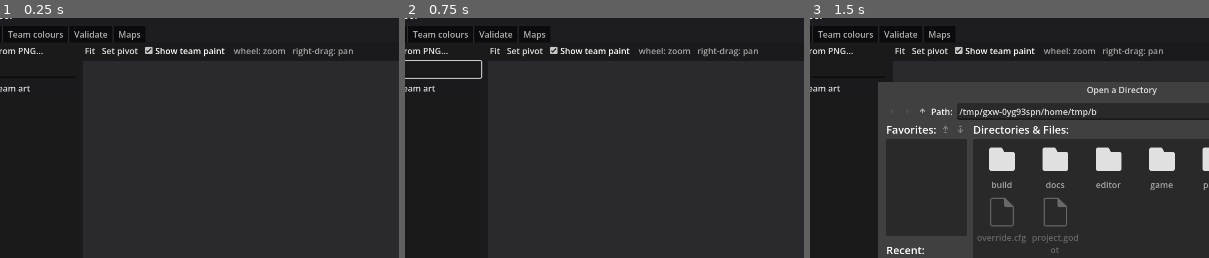
Above: before the commit, frames 1-3 (left to right).
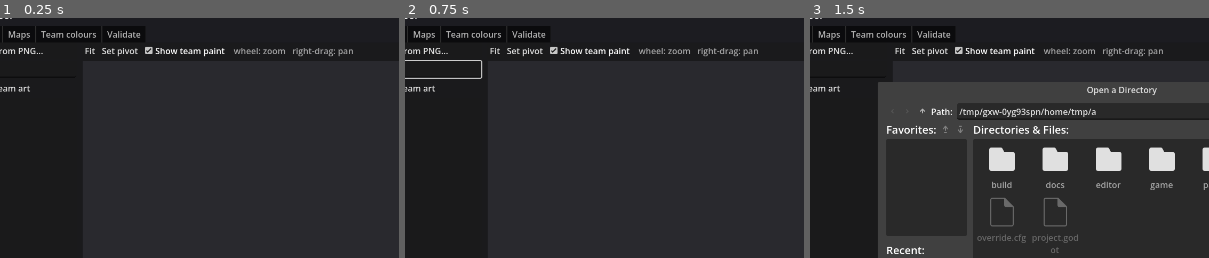
Above: after the commit, the same moments.

Repository: alexdia25/openfire
Game: Godot game, scene res://editor/editor_main.tscn
The game is run twice, just before and just after one commit, with the same random seed, the same clock (stepped at 60 frames per second) and the same inputs. This scene is started directly instead of the project's main scene.
Inputs (mouse positions are % of the whole screen's width and height, from its top left):
- Up to frame 1 (0.25 s): no input
- Up to frame 2 (0.75 s): click (11, 14) at 0.52 s; type "12" at 0.6 s
- Up to frame 3 (1.5 s): click "New mod..." at 1.25 s
The pictures show only the part of the screen within x 11-61%, y 3-53%; the shares and areas given below are measured in that part.

The runs differ from the first frame. In frame 1, 0.6% of the frame differs, in the area x 2-36%, y 3-10%; in frame 2, 0.6%; in frame 3, 0.6%, in the area x 2-72%, y 3-41%.
Error before the commit: Invalid call. Nonexistent function 'close' in base 'Nil'. (res://editor/editor_main.gd:116)
Error after the commit: Invalid call. Nonexistent function 'close' in base 'Nil'. (res://editor/editor_main.gd:115)

Commit message:
Mod tool: the map viewer (Maps tab) with Play this map
EDITOR_PLAN 5.2-5.4, phase E1, read-only. editor/map_view_panel.gd lists
every level in the stack with its name; draws the chosen one with the
game's own TerrainTileRenderer (a fresh one per level, it is built for one
setup) plus the decorations and buildings seen from above (the same parts,
offsets, jitter and team colours as DecorationField3D, projected flat),
spawn and target-pool markers, and overlays for water class, roads,
destructible tiles and a grid; pan/zoom; a hover inspector; the level's
rules; "show sides as" colour pickers (preview until step 6's override
file); and Play this map, which saves and runs the real game on the level
with the mod (RF_PACK + RF_DEBUG_LEVEL). Checked in a real run: a frame
replaced in the tool shows on the Tank in game.

Screenshot switches RF_EDITOR_LEVEL / RF_EDITOR_SIDES / RF_EDITOR_LAYERS.
mod_tool_ui_check.gd: 31 checks (5 new for the map viewer); all other
tests pass. EDITOR_PLAN section 0 updated.

Co-Authored-By: Claude Opus 5.5 <noreply@anthropic.com>

Diff:
--- a/editor/editor_main.gd
+++ b/editor/editor_main.gd
@@ -5,7 +5,8 @@
 ##
 ## Debug / screenshot switches (like the game's RF_DEBUG_*): RF_EDITOR_MOD=<dir> opens that mod; RF_EDITOR_TAB=<index>
 ## picks a tab; RF_EDITOR_SELECT=<sprite id> selects a sprite; RF_EDITOR_COLOUR=<name> selects a colour (Team colours
-## tab and vehicle preview); RF_EDITOR_VEHICLE=<type> picks the previewed vehicle;
+## tab and vehicle preview); RF_EDITOR_VEHICLE=<type> picks the previewed vehicle; RF_EDITOR_LEVEL=<id> the map shown, RF_EDITOR_SIDES=red,blue its side
+## colours, RF_EDITOR_LAYERS=Water,Roads its overlays;
 ## RF_EDITOR_SCREENSHOT=<png> (+ RF_EDITOR_DELAY_FRAMES) saves a screenshot and quits.
 
 const SETTINGS := "user://editor.cfg"
@@ -19,6 +20,7 @@
 var _assets: AssetsPanel
 var _colours: ColoursPanel
 var _vehicles: VehiclePreviewPanel
+var _maps: MapViewPanel
 var _validate_tab: Control
 var _findings: ItemList
 var _dir_dialog: FileDialog
@@ -85,13 +87,10 @@
 			_tabs.current_tab = 0
 			_assets.select(id))
 	validate.add_child(_findings)
-	for placeholder in [["Maps", "The map editor: phase E1 (viewer) and E2 (editing). See docs/EDITOR_PLAN.md section 5."]]:
-		var l := Label.new()
-		l.name = placeholder[0]
-		l.text = placeholder[1]
-		l.autowrap_mode = TextServer.AUTOWRAP_WORD_SMART
-		l.modulate = Color(1, 1, 1, 0.6)
-		_tabs.add_child(l)
+	_maps = MapViewPanel.new()
+	_maps.name = "Maps"
+	_tabs.add_child(_maps)
+	_tabs.move_child(_maps, 2)   # Assets, Vehicles, Maps, Team colours, Validate
 
 	_dir_dialog = FileDialog.new()
 	_dir_dialog.file_mode = FileDialog.FILE_MODE_OPEN_DIR
@@ -146,6 +145,7 @@
 	_assets.setup(ws)
 	_colours.setup(ws)
 	_vehicles.setup(ws)
+	_maps.setup(ws)
 	if OS.get_environment("RF_EDITOR_MOD") == "":   # a test or screenshot run must not change what the user reopens
 		var cfg := ConfigFile.new()
 		cfg.load(SETTINGS)
@@ -202,6 +202,13 @@
 		_colours._selected = colour
 		_colours._refresh()
 		_vehicles.select_colour(colour)
+	var lv := OS.get_environment("RF_EDITOR_LEVEL")
+	if lv != "":
+		_maps.select_level(lv)
+	if OS.get_environment("RF_EDITOR_SIDES") != "":
+		_maps.show_sides_as(Array(OS.get_environment("RF_EDITOR_SIDES").split(",")))
+	if OS.get_environment("RF_EDITOR_LAYERS") != "":
+		_maps.show_layers(Array(OS.get_environment("RF_EDITOR_LAYERS").split(",")))
 	var vtype := OS.get_environment("RF_EDITOR_VEHICLE")
 	if vtype != "":
 		_vehicles.select_type(int(vtype))
--- /dev/null
+++ b/editor/map_view_panel.gd
@@ -0,0 +1,445 @@
+class_name MapViewPanel
+extends HSplitContainer
+## The mod tool's map viewer (EDITOR_PLAN.md 5.2-5.4, phase E1, read-only): every level in the stack, drawn top-down
+## by the game's own TerrainTileRenderer with the decorations and buildings over it (the same part data the game's 3D
+## DecorationField3D uses, projected flat), the spawn and target-pool markers, and optional overlays for water, roads
+## and destructible tiles; a hover inspector for the tile under the cursor; the level's rules; "show sides as" colours;
+## and "Play this map", which runs the real game on the level with the open mod.
+
+const ROAD_ART := [0x49, 0x5a]   ## FUN_0040c390's pavement range (exclusive), as Vehicle._terrain_speed_scale reads it
+
+var ws: ModWorkspace
+var level: LevelData
+var level_id := ""
+var _levels: ItemList
+var _search: LineEdit
+var _names: Dictionary = {}          ## level id -> display name (read from the head of level.json)
+var _rules: Label
+var _hover: Label
+var _side_picks: Array[OptionButton] = []
+var _layer_checks: Dictionary = {}   ## layer name -> CheckBox
+var _container: SubViewportContainer
+var _vp: SubViewport
+var _camera: Camera2D
+var _world: Node2D
+var _tiles: TerrainTileRenderer
+var _decor: DecorLayer
+var _markers: MarkerLayer
+var _overlay: OverlayLayer
+var _dragging := false
+
+
+func setup(workspace: ModWorkspace) -> void:
+	ws = workspace
+	ws.changed.connect(func(): if level != null: _show_level(level_id))
+	_list_levels()
+
+
+func _ready() -> void:
+	var left := VBoxContainer.new()
+	left.custom_minimum_size.x = 300
+	add_child(left)
+	_search = LineEdit.new()
+	_search.placeholder_text = "Search levels (name or id)"
+	_search.text_changed.connect(func(_t): _fill_list())
+	left.add_child(_search)
+	_levels = ItemList.new()
+	_levels.size_flags_vertical = Control.SIZE_EXPAND_FILL
+	_levels.item_selected.connect(func(i): _show_level(String(_levels.get_item_metadata(i))))
+	left.add_child(_levels)
+	_rules = Label.new()
+	_rules.autowrap_mode = TextServer.AUTOWRAP_WORD_SMART
+	_rules.add_theme_font_size_override("font_size", 13)
+	left.add_child(_rules)
+	var play := Button.new()
+	play.text = "Play this map (with this mod)"
+	play.tooltip_text = "Runs the real game on this level with the open mod layered over the original (saves first)"
+	play.pressed.connect(_play)
+	left.add_child(play)
+
+	var centre := VBoxContainer.new()
+	centre.size_flags_horizontal = Control.SIZE_EXPAND_FILL
+	add_child(centre)
+	var bar := HBoxContainer.new()
+	centre.add_child(bar)
+	for layer in ["Decorations", "Markers", "Water", "Roads", "Destructible", "Grid"]:
+		var c := CheckBox.new()
+		c.text = layer
+		c.button_pressed = layer in ["Decorations", "Markers"]
+		c.toggled.connect(func(_b): _apply_layers())
+		bar.add_child(c)
+		_layer_checks[layer] = c
+	var sides := Label.new()
+	sides.text = "   Show sides as"
+	bar.add_child(sides)
+	for side in 2:
+		var o := OptionButton.new()
+		o.item_selected.connect(func(_i): _recolour_sides())
+		bar.add_child(o)
+		_side_picks.append(o)
+
+	_container = SubViewportContainer.new()
+	_container.stretch = true
+	_container.size_flags_vertical = Control.SIZE_EXPAND_FILL
+	_container.gui_input.connect(_view_input)
+	centre.add_child(_container)
+	_vp = SubViewport.new()
+	_vp.canvas_item_default_texture_filter = Viewport.DEFAULT_CANVAS_ITEM_TEXTURE_FILTER_NEAREST
+	_container.add_child(_vp)
+	_world = Node2D.new()
+	_vp.add_child(_world)
+	_overlay = OverlayLayer.new()
+	_world.add_child(_overlay)
+	_decor = DecorLayer.new()
+	_world.add_child(_decor)
+	_markers = MarkerLayer.new()
+	_world.add_child(_markers)
+	_camera = Camera2D.new()
+	_world.add_child(_camera)
+	_hover = Label.new()
+	_hover.autowrap_mode = TextServer.AUTOWRAP_WORD_SMART
+	_hover.add_theme_font_size_override("font_size", 13)
+	_hover.custom_minimum_size.y = 60
+	centre.add_child(_hover)
+
+
+# --- levels -----------------------------------------------------------------------------------------------------------
+
+func _list_levels() -> void:
+	_names.clear()
+	for id in ws.pack.list_levels():
+		_names[id] = _peek_name(ws.pack.level_dir(id))
+	_fill_list()
+	if level_id == "" and _names.has("RFMAP001"):
+		_show_level("RFMAP001")
+
+
+## The level's display name without parsing the whole file: "name" sits near the top of level.json.
+static func _peek_name(dir: String) -> String:
+	var f := FileAccess.open(dir.path_join("level.json"), FileAccess.READ)
+	if f == null:
+		return ""
+	var head := f.get_buffer(600).get_string_from_utf8()
+	var re := RegEx.create_from_string("\"name\"\\s*:\\s*\"([^\"]*)\"")
+	var m := re.search(head)
+	return m.get_string(1) if m != null else ""
+
+
+func _fill_list() -> void:
+	_levels.clear()
+	var q := _search.text.strip_edges().to_lower()
+	for id in _names:
+		var label := "%s   %s" % [id, _names[id]]
+		if q != "" and not label.to_lower().contains(q):
+			continue
+		var i := _levels.add_item(label)
+		_levels.set_item_metadata(i, id)
+		if id == level_id:
+			_levels.select(i)
+
+
+func select_level(id: String) -> void:
+	_show_level(id)
+	_fill_list()
+
+
+func _show_level(id: String) -> void:
+	var lv := LevelData.new()
+	if not lv.load_from(ws.pack.level_dir(id)):
+		return
+	var first := level == null or level_id != id
+	level = lv
+	level_id = id
+	# a fresh TerrainTileRenderer per level: it is made for one setup() (it adds its layers and a frame hook there)
+	if _tiles != null:
+		_tiles.queue_free()
+	_tiles = TerrainTileRenderer.new()
+	_world.add_child(_tiles)
+	_world.move_child(_tiles, 0)
+	_fill_side_picks()
+	_tiles.setup(ws.pack, level)
+	_decor.setup(ws.pack, level)
+	_markers.setup(ws.pack, level)
+	_overlay.setup(ws.pack, level)
+	_apply_layers()
+	if first:
+		var map_px := Vector2(level.width, level.height) * ws.pack.tile_size_px
+		_camera.position = _start_view(map_px)
+		_camera.zoom = Vector2.ONE * 0.5
+	var vp := level.vehicle_params
+	var players := 2 if level.spawn_points.size() > 1 else 1
+	_rules.text = "%s  \"%s\"\n%dx%d tiles, %d player%s, difficulty %d (LEVL)\nby %s, %s\nvehicles: Tank %s, Jeep %s, MSV %s, Heli %s   mines M %s\ntarget pools: A %d, B %d   decorations %d\ntile seed %d" % [
+		id, level.level_name, level.width, level.height, players, "" if players == 1 else "s", level.levl_value,
+		_meta("author"), _meta("created"), int(vp.get("T", 0)), int(vp.get("J", 0)), int(vp.get("A", 0)), int(vp.get("H", 0)),
+		"from the difficulty" if int(vp.get("M", 255)) == 255 else str(int(vp.get("M", 0))),
+		level.candidate_pools.get("a", []).size(), level.candidate_pools.get("b", []).size(), level.decorations.size(),
+		level.tile_seed]
+
+
+func _meta(key: String) -> String:
+	var v: Variant = JSON.parse_string(FileAccess.get_file_as_string(ws.pack.level_dir(level_id).path_join("level.json")))
+	return String(v.get(key, "")) if v is Dictionary else ""
+
+
+## Centre on the first spawn point, where the player starts.
+func _start_view(map_px: Vector2) -> Vector2:
+	if level.spawn_points.is_empty():
+		return map_px / 2.0
+	var sp: Dictionary = level.spawn_points[0]
+	return (Vector2(float(sp["x"]), float(sp["y"])) + Vector2(0.5, 0.5)) * ws.pack.tile_size_px
+
+
+## Sets the "show sides as" colours and redraws (the mod tool's RF_EDITOR_SIDES switch uses this).
+func show_sides_as(colours: Array) -> void:
+	for side in mini(colours.size(), _side_picks.size()):
+		var o := _side_picks[side]
+		for i in o.item_count:
+			if o.get_item_text(i) == String(colours[side]):
+				o.select(i)
+	_recolour_sides()
+
+
+## Turns layers on by name ("Water", "Roads", ...), the others off except Decorations and Markers.
+func show_layers(names: Array) -> void:
+	for layer in _layer_checks:
+		_layer_checks[layer].set_pressed_no_signal(layer in names or layer in ["Decorations", "Markers"])
+	_apply_layers()
+
+
+func _fill_side_picks() -> void:
+	var names: Array = ws.pack.team_colours.keys()
+	names.sort()
+	for side in 2:
+		var o := _side_picks[side]
+		var want := String(level.side_colour(side)) if o.item_count == 0 or o.selected < 0 else o.get_item_text(o.selected)
+		o.clear()
+		for n in names:
+			o.add_item(String(n))
+			if String(n) == want:
+				o.select(o.item_count - 1)
+	_recolour_sides(false)
+
+
+## Preview only: the chosen colours are what the level would look like; saving them per map comes with the map override
+## file (PORTING_PLAN.md 2.7.3, step 6).
+func _recolour_sides(redraw := true) -> void:
+	if level == null:
+		return
+	var colours: Array = []
+	for o in _side_picks:
+		colours.append(o.get_item_text(o.selected) if o.selected >= 0 else "")
+	level.side_colours = colours
+	ws.pack.prepare_team_colours(colours)
+	if redraw:
+		_show_level(level_id)   # rebuilds every layer (the tile renderer too) in the new colours; the pickers keep them
+
+
+func _apply_layers() -> void:
+	_decor.visible = _layer_checks["Decorations"].button_pressed
+	_markers.visible = _layer_checks["Markers"].button_pressed
+	_overlay.show_water = _layer_checks["Water"].button_pressed
+	_overlay.show_roads = _layer_checks["Roads"].button_pressed
+	_overlay.show_damage = _layer_checks["Destructible"].button_pressed
+	_overlay.show_grid = _layer_checks["Grid"].button_pressed
+	_overlay.queue_redraw()
+
+
+# --- view and hover ---------------------------------------------------------------------------------------------------
+
+func _view_input(event: InputEvent) -> void:
+	if level == null:
+		return
+	if event is InputEventMouseButton:
+		if event.button_index in [MOUSE_BUTTON_LEFT, MOUSE_BUTTON_RIGHT, MOUSE_BUTTON_MIDDLE]:
+			_dragging = event.pressed
+		elif event.pressed and event.button_index == MOUSE_BUTTON_WHEEL_UP:
+			_camera.zoom = (_camera.zoom * 1.2).clamp(Vector2.ONE * 0.05, Vector2.ONE * 8.0)
+		elif event.pressed and event.button_index == MOUSE_BUTTON_WHEEL_DOWN:
+			_camera.zoom = (_camera.zoom / 1.2).clamp(Vector2.ONE * 0.05, Vector2.ONE * 8.0)
+	elif event is InputEventMouseMotion:
+		if _dragging:
+			_camera.position -= event.relative / _camera.zoom
+		_describe(_camera.position + (event.position - _container.size / 2.0) / _camera.zoom)
+
+
+func _describe(world: Vector2) -> void:
+	var tsz := float(ws.pack.tile_size_px)
+	var t := Vector2i((world / tsz).floor())
+	if t.x < 0 or t.y < 0 or t.x >= level.width or t.y >= level.height:
+		_hover.text = ""
+		return
+	var art := level.get_art_id(t.x, t.y)
+	var tile: Dictionary = ws.pack.tileset.get(str(art), {})
+	var text := "tile (%d, %d)   art %d = %s (%s)" % [t.x, t.y, art, tile.get("sprite_id", "?"), tile.get("terrain_class", "?")]
+	var coastal := level.get_coastal_id(t.x, t.y)
+	if coastal != 0:
+		var parts := ws.pack.get_decoration_parts(coastal)
+		var dmg := ws.pack.get_coastal_damage(coastal)
+		text += "\ncoastal id %d, side %d: %s%s" % [coastal, level.get_variant(t.x, t.y),
+				parts[0].get("sprite_id", "?") if not parts.is_empty() else "(no decoration)",
+				("   destructible, %s hit points" % dmg["hp"]) if dmg.has("hp") and int(dmg["hp"]) > 0 else ""]
+	var water := Water.class_at(level, ws.pack, (Vector2(t) + Vector2(0.5, 0.5)) * tsz)
+	text += "\nwater: %s   %s" % [["land", "shallow", "deep"][water], "road (1.2x speed)" if art > ROAD_ART[0] - 1 and art < ROAD_ART[1] else ""]
+	for sp in level.spawn_points:
+		if int(sp["x"]) == t.x and int(sp["y"]) == t.y:
+			text += "\nplayer %d spawn point" % (int(sp["team"]) + 1)
+	for pool in level.candidate_pools:
+		for c in level.candidate_pools[pool]:
+			if int(c["x"]) == t.x and int(c["y"]) == t.y:
+				text += "\ntarget candidate, pool %s" % String(pool).to_upper()
+	_hover.text = text
+
+
+# --- play test --------------------------------------------------------------------------------------------------------
+
+## Runs the game on this level with the mod layered over the original: RF_PACK and RF_DEBUG_LEVEL, the same switches
+## terrain_view_3d.gd reads. Unsaved edits are saved first, since the game reads the mod from disk.
+func _play() -> void:
+	if level_id == "":
+		return
+	if ws.is_dirty():
+		ws.save()
+	OS.set_environment("RF_PACK", ws.mod_dir)
+	OS.set_environment("RF_DEBUG_LEVEL", level_id)
+	OS.create_process(OS.get_executable_path(), ["--path", ProjectSettings.globalize_path("res://"), "res://game/terrain_view_3d.tscn"])
+	OS.unset_environment("RF_PACK")
+	OS.unset_environment("RF_DEBUG_LEVEL")
+
+
+# --- layers -----------------------------------------------------------------------------------------------------------
+
+## Decorations and buildings seen from straight above: every part's quad projected onto the ground, lowest first so roofs
+## end up on top -- the same parts, offsets, jitter and team colours as DecorationField3D, only flattened.
+class DecorLayer extends Node2D:
+	var pack: Pack
+	var level: LevelData
+
+	func setup(p: Pack, lv: LevelData) -> void:
+		pack = p
+		level = lv
+		queue_redraw()
+
+	func _draw() -> void:
+		if level == null:
+			return
+		var tile := float(pack.tile_size_px)
+		var quads: Array = []
+		for entry in level.decorations:
+			var cx := (float(entry.get("x", 0)) + 0.5) * tile
+			var cy := (float(entry.get("y", 0)) + 0.5) * tile
+			var jit: Vector2 = level.jitter_at(int(entry.get("x", 0)), int(entry.get("y", 0)))
+			for part in pack.get_decoration_parts(int(entry.get("coastal_id", 0))):
+				if not part.has("corners"):
+					continue
+				var sprite_id: String = part.get("sprite_id", "")
+				if part.has("variant_sprite_ids"):
+					var variant := clampi(int(entry.get("variant", 0)), 0, 3)
+					var v: Variant = part["variant_sprite_ids"][variant]
+					if variant <= 1 and v != null:
+						v = pack.team_variant(part["variant_sprite_ids"], level.side_colour(variant))
+					if v != null:
+						sprite_id = v
+				var s := pack.get_sprite(sprite_id)
+				if s.is_empty():
+					continue
+				var off: Array = part.get("offset", [0.0, 0.0])
+				var j := jit if part.get("jitter", false) else Vector2.ZERO
+				var pts := PackedVector2Array()
+				var top := -INF
+				for c in part["corners"]:
+					pts.append(Vector2(cx + j.x + off[0] + c[0], cy + j.y + off[1] + c[1]))
+					top = maxf(top, float(c[2]))
+				if absf(_area(pts)) < 1.0:
+					continue   # a wall seen edge-on
+				quads.append([top + float(part.get("zoff", 0.0)), pts, s])
+		quads.sort_custom(func(a, b): return a[0] < b[0])
+		for q in quads:
+			var s: Dictionary = q[2]
+			var tex := pack.get_texture(int(s["page"]))
+			var tw := float(tex.get_width())
+			var th := float(tex.get_height())
+			var x0 := float(s["x"]) / tw
+			var y0 := float(s["y"]) / th
+			var x1 := (float(s["x"]) + float(s["w"])) / tw
+			var y1 := (float(s["y"]) + float(s["h"])) / th
+			var uvs := PackedVector2Array([Vector2(x0, y0), Vector2(x1, y0), Vector2(x1, y1), Vector2(x0, y1)])
+			var col := Color(0, 0, 0, 5.0 / 32.0) if String(s.get("kind", "sprite")) == "effect" else Color.WHITE
+			draw_polygon(q[1], PackedColorArray([col, col, col, col]), uvs, tex)
+
+	static func _area(p: PackedVector2Array) -> float:
+		var a := 0.0
+		for i in p.size():
+			a += p[i].cross(p[(i + 1) % p.size()])
+		return a / 2.0
+
+
+## Spawn points (a ring in the side's colour, P1 / P2) and the target candidate pools (A cyan, B magenta squares).
+class MarkerLayer extends Node2D:
+	var pack: Pack
+	var level: LevelData
+
+	func setup(p: Pack, lv: LevelData) -> void:
+		pack = p
+		level = lv
+		queue_redraw()
+
+	func _draw() -> void:
+		if level == null:
+			return
+		var tile := float(pack.tile_size_px)
+		var font := ThemeDB.fallback_font
+		for pool in level.candidate_pools:
+			var col := Color.CYAN if pool == "a" else Color.MAGENTA
+			for c in level.candidate_pools[pool]:
+				draw_rect(Rect2(Vector2(float(c["x"]), float(c["y"])) * tile + Vector2(4, 4), Vector2(tile - 8, tile - 8)), col, false, 3.0)
+		for sp in level.spawn_points:
+			var centre := (Vector2(float(sp["x"]), float(sp["y"])) + Vector2(0.5, 0.5)) * tile
+			var col := pack.team_rgb(level.side_colour(int(sp["team"])))
+			draw_arc(centre, tile * 0.7, 0, TAU, 32, Color.BLACK, 7.0)
+			draw_arc(centre, tile * 0.7, 0, TAU, 32, col.lightened(0.2), 4.0)
+			draw_string(font, centre + Vector2(-14, -tile * 0.8), "P%d" % (int(sp["team"]) + 1), HORIZONTAL_ALIGNMENT_LEFT, -1, 24, Color.WHITE)
+
+
+## Per-tile overlays: water class (FUN_0042f280 via Water.class_at), road tiles, destructible tiles, a tile grid.
+class OverlayLayer extends Node2D:
+	var pack: Pack
+	var level: LevelData
+	var show_water := false
+	var show_roads := false
+	var show_damage := false
+	var show_grid := false
+	var _water: PackedByteArray
+
+	func setup(p: Pack, lv: LevelData) -> void:
+		pack = p
+		level = lv
+		_water = PackedByteArray()
+		queue_redraw()
+
+	func _draw() -> void:
+		if level == null:
+			return
+		var tile := float(pack.tile_size_px)
+		if show_water and _water.is_empty():
+			_water.resize(level.width * level.height)
+			for y in level.height:
+				for x in level.width:
+					_water[y * level.width + x] = Water.class_at(level, pack, (Vector2(x, y) + Vector2(0.5, 0.5)) * tile)
+		for y in level.height:
+			for x in level.width:
+				var r := Rect2(Vector2(x, y) * tile, Vector2(tile, tile))
+				if show_water and _water[y * level.width + x] > 0:
+					draw_rect(r, Color(0.1, 0.4, 1.0, 0.25) if _water[y * level.width + x] == 1 else Color(0.0, 0.1, 0.7, 0.45))
+				if show_roads:
+					var art := level.get_art_id(x, y)
+					if art > 0x48 and art < 0x5a:
+						draw_rect(r, Color(1.0, 0.9, 0.2, 0.3))
+				if show_damage:
+					var dmg := pack.get_coastal_damage(level.get_coastal_id(x, y))
+					if int(dmg.get("hp", 0)) > 0:
+						draw_rect(r.grow(-2), Color(1.0, 0.2, 0.2, 0.9), false, 2.0)
+		if show_grid:
+			for x in level.width + 1:
+				draw_line(Vector2(x * tile, 0), Vector2(x * tile, level.height * tile), Color(0, 0, 0, 0.25))
+			for y in level.height + 1:
+				draw_line(Vector2(0, y * tile), Vector2(level.width * tile, y * tile), Color(0, 0, 0, 0.25))
--- a/tools/tests/mod_tool_ui_check.gd
+++ b/tools/tests/mod_tool_ui_check.gd
@@ -95,6 +95,22 @@
 	await process_frame
 	_check(vp.vehicle.flashing(), "hit flash toggle")
 
+	# the map viewer lists every level, draws one, recolours its sides and describes a tile
+	var mp: MapViewPanel = main._maps
+	_check(mp._names.size() >= 204 and mp._names.get("RFMAP001", "") == "The Cakewalk", "map viewer lists the levels with their names")
+	mp.select_level("RFMAP117")
+	await process_frame
+	_check(mp.level != null and mp.level_id == "RFMAP117" and mp._tiles != null and mp._tiles.level == mp.level, "a level is drawn by the game's tile renderer")
+	mp.show_sides_as(["red", "blue"])
+	await process_frame
+	_check(mp.level.side_colours == ["red", "blue"], "show sides as recolours the preview")
+	var sp: Dictionary = mp.level.spawn_points[0]
+	mp._describe((Vector2(float(sp["x"]), float(sp["y"])) + Vector2(0.5, 0.5)) * 32.0)
+	_check(mp._hover.text.contains("spawn point") and mp._hover.text.contains("art "), "hover describes the tile under the cursor")
+	mp.show_layers(["Water"])
+	await process_frame
+	_check(mp._overlay.show_water and not mp._overlay.show_roads, "overlay layers toggle")
+
 	main.queue_free()
 	await process_frame
 	print("mod_tool_ui_check: %s" % ("PASS" if _failures == 0 else "%d FAILED" % _failures))
Not shown, added: editor/map_view_panel.gd.uid
Not shown, changed: docs/EDITOR_PLAN.md
